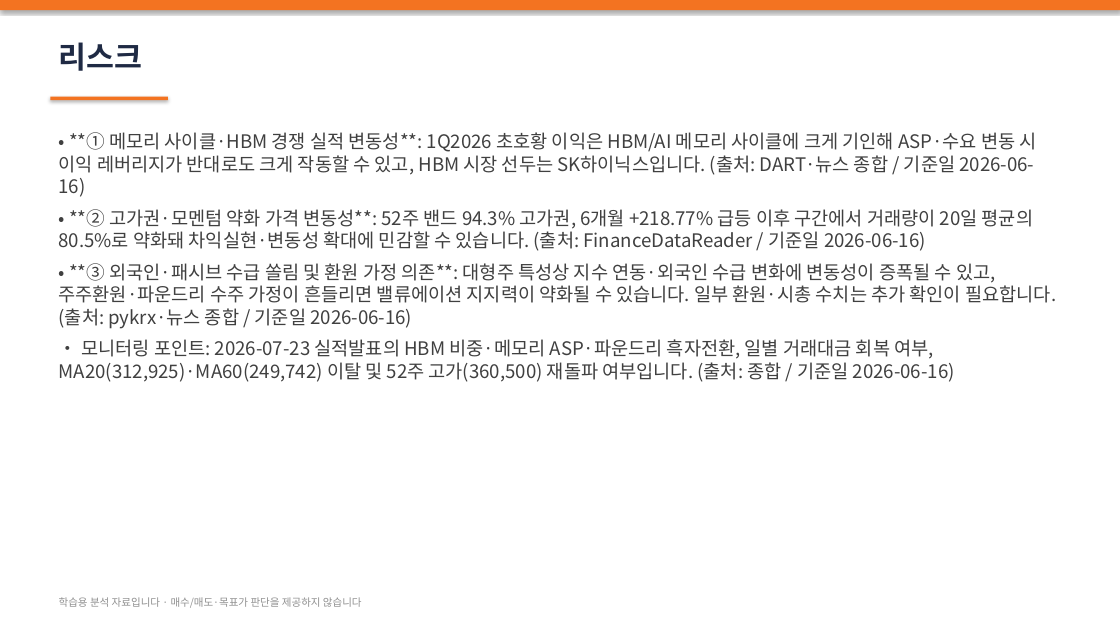
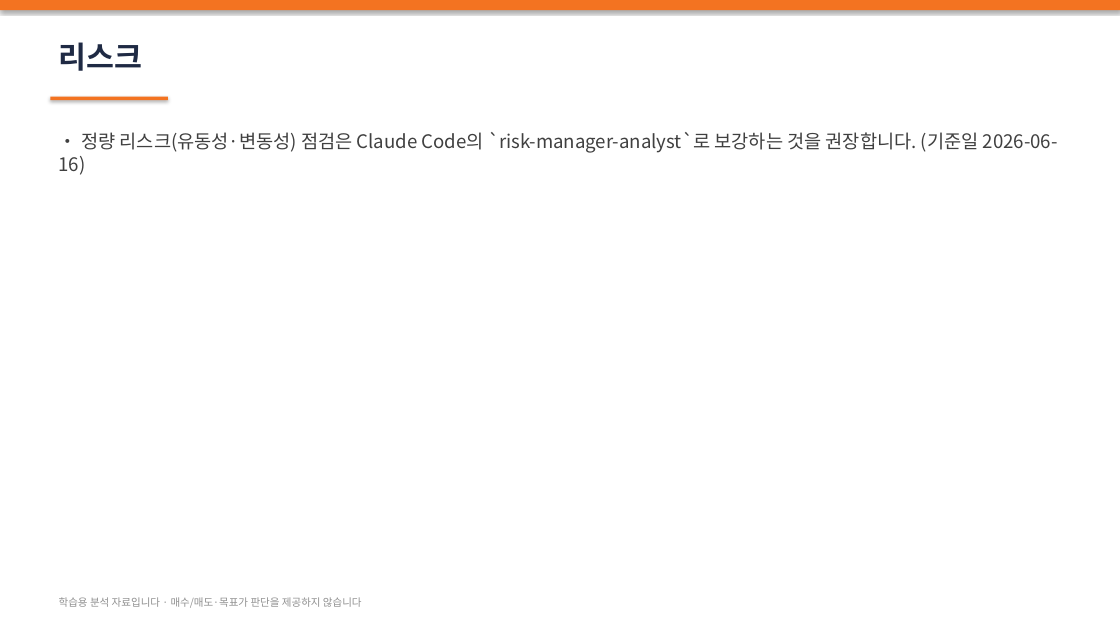
Before and after one commit to meolsui-creator/stock2, a slide deck: slide 6 of reports/pptx/삼성전자.pptx. Drawn at 1120x630 pixels with LibreOffice and Linux fonts; fonts in the diff are those of the drawing. Boxes give left, top, right and bottom in pixels: in the first picture for what was removed or moved away, otherwise in the second. Text is boxed around its words. In the diff, an @@ line names an element or a change of style, - is before the commit and + after.

```diff
--- a/reports/pptx/삼성전자.pptx
+++ b/reports/pptx/삼성전자.pptx
@@ text at <box>59,132,1058,175</box>: text changed @@
-• **① 메모리 사이클·HBM 경쟁 실적 변동성**: 1Q2026 초호황 이익은 HBM/AI 메모리 사이클에 크게 기인해 ASP·수요 변동 시 이익 레버리지가 반대로도 크게 작동할 수 있고, HBM 시장 선두는 SK하이닉스입니다. (출처: DART·뉴스 종합 / 기준일 2026-06-16)
-• **② 고가권·모멘텀 약화 가격 변동성**: 52주 밴드 94.3% 고가권, 6개월 +218.77% 급등 이후 구간에서 거래량이 20일 평균의 80.5%로 약화돼 차익실현·변동성 확대에 민감할 수 있습니다. (출처: FinanceDataReader / 기준일 2026-06-16)
-• **③ 외국인·패시브 수급 쏠림 및 환원 가정 의존**: 대형주 특성상 지수 연동·외국인 수급 변화에 변동성이 증폭될 수 있고, 주주환원·파운드리 수주 가정이 흔들리면 밸류에이션 지지력이 약화될 수 있습니다. 일부 환원·시총 수치는 추가 확인이 필요합니다. (출처: pykrx·뉴스 종합 / 기준일 2026-06-16)
-• 모니터링 포인트: 2026-07-23 실적발표의 HBM 비중·메모리 ASP·파운드리 흑자전환, 일별 거래대금 회복 여부, MA20(312,925)·MA60(249,742) 이탈 및 52주 고가(360,500) 재돌파 여부입니다. (출처: 종합 / 기준일 2026-06-16)
+• 정량 리스크(유동성·변동성) 점검은 Claude Code의 `risk-manager-analyst`로 보강하는 것을 권장합니다. (기준일 2026-06-16)
```
Also in this commit, not shown: 5 other slides changed, 8 other files.
